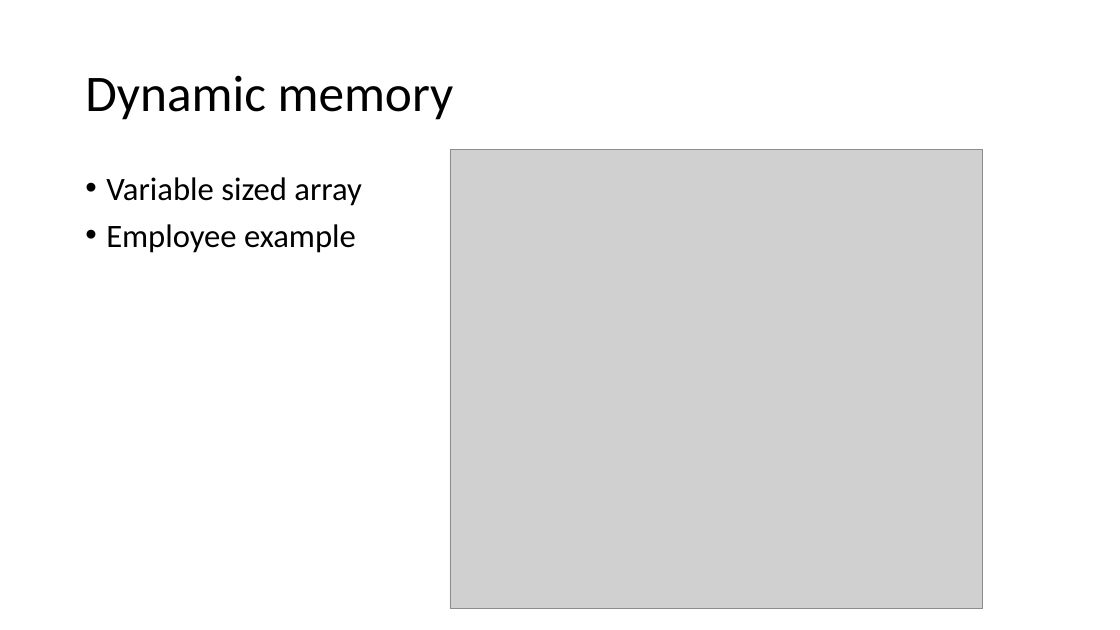
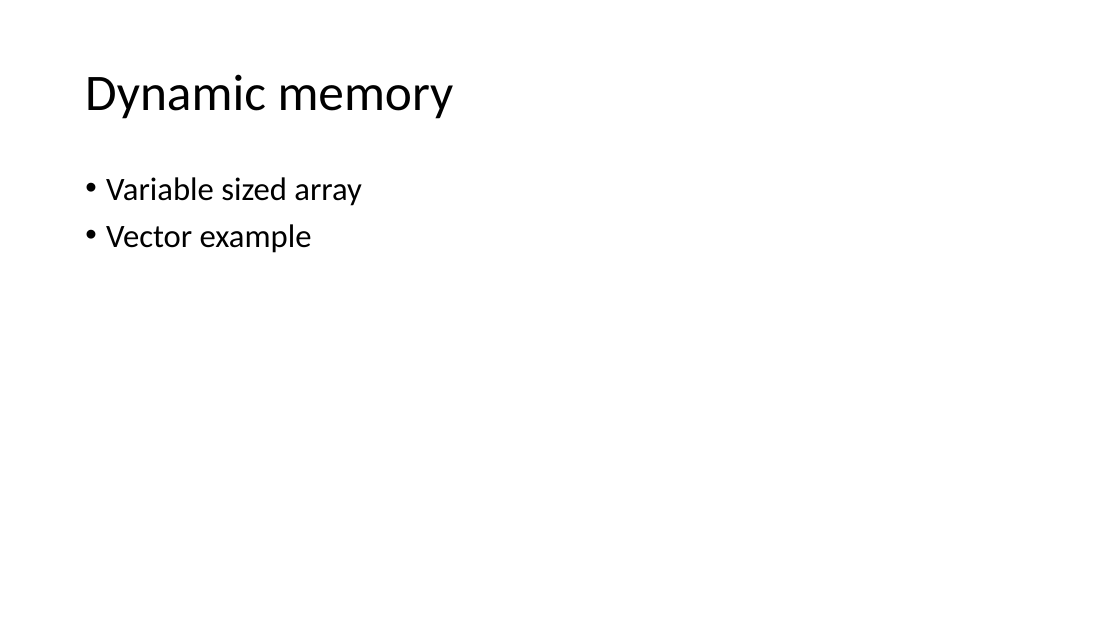
Before and after one commit to Vanshaj-Gugnani/OOP244-NHH-class-notes-, a slide deck: slide 19 of Lectures/Slides/Week2.pptx. Drawn at 1120x630 pixels with LibreOffice and Linux fonts; fonts in the diff are those of the drawing; grey boxes stand for pictures. Boxes give left, top, right and bottom in pixels: in the first picture for what was removed or moved away, otherwise in the second. Text is boxed around its words. In the diff, an @@ line names an element or a change of style, - is before the commit and + after.

Commit message:
Modified slides

```diff
--- a/Lectures/Slides/Week2.pptx
+++ b/Lectures/Slides/Week2.pptx
@@ picture removed at <box>450,150,983,609</box> @@
@@ text at <box>106,224,312,253</box>: text changed @@
-• Employee example
+• Vector example
```
Also in this commit, not shown: 1 slide added, 3 slides removed.
